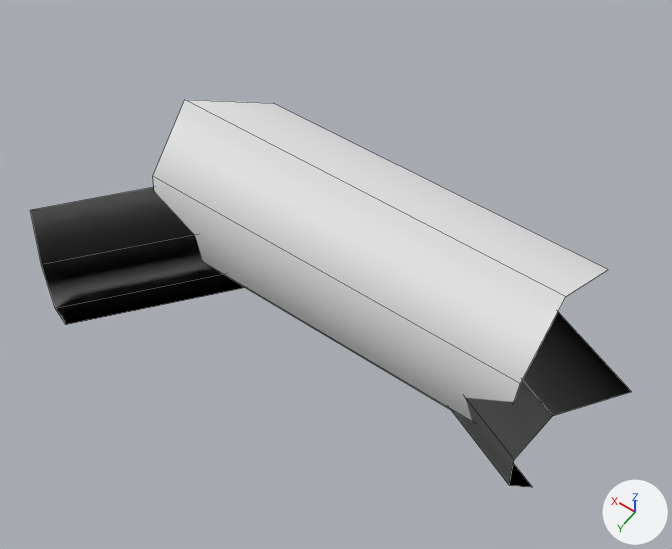
Renders of the OBJ model Assets/Models/leafy_plant_bunch.obj from each side of a commit.
Rendered twice from a camera (50 mm lens) standing at (-170.0, 230.0, 400.0) and looking at (-9.0, 5.0, 46.0). Lighting does not change. The marker at lower right points along +X, +Y and +Z. Mesh edges are drawn as thin lines. Where no turn or scale is listed for an object, it has been applied to the vertices.

Objects in the first picture: 'leafy_plant_bunch'.
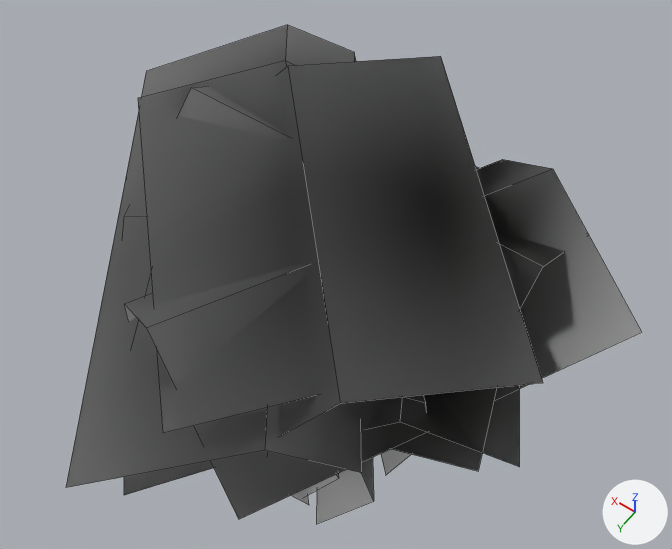
Where the change shows, as pixel boxes [x1, y1, x2, y2] in the pictures (672 x 549 px; the box of a moved part takes in the faces that stretch with it):
'leafy_plant_bunch', reshaped (29% taller)
    before: [31, 100, 631, 488]
    after: [66, 25, 641, 524]
part 1 of me_leafy_plant_bunch, moved or reshaped
    before: [153, 100, 608, 421]
    after: [178, 86, 565, 309]
part 2 of me_leafy_plant_bunch, rebuilt
    before: [451, 312, 631, 488]
    after: [367, 167, 520, 467]
part 3 of me_leafy_plant_bunch, rebuilt
    before: [31, 187, 245, 325]
    after: [124, 461, 339, 497]
part 4 of me_leafy_plant_bunch, added
    after: [66, 25, 641, 524]

Patch to the scene script:
```diff
--- a/Assets/Models/leafy_plant_bunch.obj.py
+++ b/Assets/Models/leafy_plant_bunch.obj.py
@@ me_leafy_plant_bunch @@
 # used by ob_leafy_plant_bunch; location = (0.0, 0.0, 0.0)
-me_leafy_plant_bunch.from_pydata(...)  # 30 vertices, 12 faces; spans x -153.0..151.0, y -71.0..90.0, z 0.0..103.0
+me_leafy_plant_bunch.from_pydata(...)  # 90 vertices, 36 faces; spans x -143.0..175.0, y -135.0..157.0, z 0.0..89.0
+# me_leafy_plant_bunch part 1: the loose piece of 10 vertices spanning x -116.0..84.0, y -67.0..30.0, z 0.0..103.0 is scaled about its middle by (1, 1, 0.823), then moved by (19.0, -23.0, -9.0)
+# me_leafy_plant_bunch part 2: the loose piece of 10 vertices spanning x -153.0..-2.0, y -71.0..43.0, z 0.0..71.0 is rebuilt with 10 vertices and now spans x -128.0..22.0, y -110.0..74.0, z 0.0..59.0
+# me_leafy_plant_bunch part 3: the loose piece of 10 vertices spanning x 14.0..151.0, y -56.0..90.0, z 0.0..67.0 is rebuilt with 10 vertices and now spans x -64.0..135.0, y -60.0..143.0, z 0.0..49.0
+# me_leafy_plant_bunch part 4
+# 60 vertices are added at x -143.0..175.0, y -135.0..157.0, z 0.0..89.0
+# 24 new faces join them
 me_leafy_plant_bunch.materials.append(mat_leafy_plant_bunch_lambert2sg)
```
